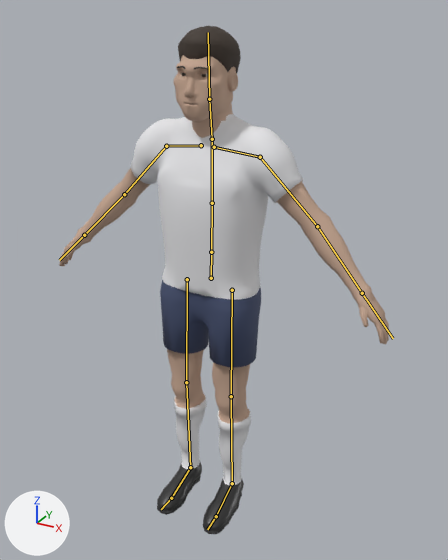
An edit to the Blender file assets/figure/figure.blend, drawn before and after from the same camera.
Both versions are drawn from a camera (50 mm lens) standing at (1.038, -1.778, 1.871) and looking at (0.047, 0.024, 0.97). Every picture has the same lights, and +X, +Y and +Z are marked at lower left. The picture after the commit comes second. The bones that bend it are drawn over the model as lines.

Objects in the first picture: 'body', 'eyes', 'hair_short'.
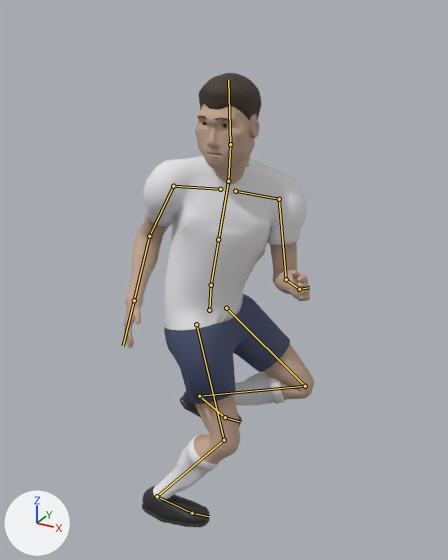
The newer file adds an action. The first version stands in its rest pose; the second is drawn at frame 14 of the action 'jog_BL'.

The change, as JSON lines over the scene's bpy script:
```json
{"block": "bone_hips", "where": "bone_hips = bpy.data.objects['rig'].pose.bones['hips']  # child of 'root'"}
{"op": "set", "path": "bone_hips.location", "old": "(0.0, 0.0, 0.0)", "new": "(-0.002, -0.124, 0.006)"}
{"op": "set", "path": "bone_hips.rotation_quaternion", "old": "(1.0, 0.0, 0.0, 0.0)", "new": "(0.74, 0.009, 0.673, -0.021)", "note": "degrees (0, 0, 0) -> degrees (-9, 84, -12)"}
{"block": "bone_spine", "where": "bone_spine = bpy.data.objects['rig'].pose.bones['spine']  # child of 'hips'"}
{"op": "set", "path": "bone_spine.rotation_quaternion", "old": "(1.0, 0.0, 0.0, 0.0)", "new": "(0.983, 0.048, -0.175, -0.001)", "note": "degrees (0, 0, 0) -> degrees (6, -20, -1)"}
{"block": "bone_chest", "where": "bone_chest = bpy.data.objects['rig'].pose.bones['chest']  # child of 'spine'"}
{"op": "set", "path": "bone_chest.rotation_quaternion", "old": "(1.0, 0.0, 0.0, 0.0)", "new": "(0.965, 0.029, -0.262, 0.013)", "note": "degrees (0, 0, 0) -> degrees (3, -30, 1)"}
{"block": "bone_neck", "where": "bone_neck = bpy.data.objects['rig'].pose.bones['neck']  # child of 'chest'"}
{"op": "set", "path": "bone_neck.rotation_quaternion", "old": "(1.0, 0.0, 0.0, 0.0)", "new": "(0.99, -0.011, -0.127, 0.06)", "note": "degrees (0, 0, 0) -> degrees (-2, -14, 7)"}
{"block": "bone_head", "where": "bone_head = bpy.data.objects['rig'].pose.bones['head']  # child of 'neck'"}
{"op": "set", "path": "bone_head.rotation_quaternion", "old": "(1.0, 0.0, 0.0, 0.0)", "new": "(0.985, -0.013, -0.16, 0.059)", "note": "degrees (0, 0, 0) -> degrees (-3, -18, 7)"}
{"block": "bone_upper_arm_l", "where": "bone_upper_arm_l = bpy.data.objects['rig'].pose.bones['upper_arm_L']  # child of 'shoulder_L'"}
{"op": "set", "path": "bone_upper_arm_l.rotation_quaternion", "old": "(1.0, 0.0, 0.0, 0.0)", "new": "(0.955, 0.129, -0.052, -0.262)", "note": "degrees (0, 0, 0) -> degrees (16, -2, -31)"}
{"block": "bone_forearm_l", "where": "bone_forearm_l = bpy.data.objects['rig'].pose.bones['forearm_L']  # child of 'upper_arm_L'"}
{"op": "set", "path": "bone_forearm_l.rotation_quaternion", "old": "(1.0, 0.0, 0.0, 0.0)", "new": "(0.714, 0.7, 0.0, 0.0)", "note": "degrees (0, 0, 0) -> degrees (89, 0, 0)"}
{"block": "bone_hand_l", "where": "bone_hand_l = bpy.data.objects['rig'].pose.bones['hand_L']  # child of 'forearm_L'"}
{"op": "set", "path": "bone_hand_l.rotation_quaternion", "old": "(1.0, 0.0, 0.0, 0.0)", "new": "(0.997, 0.079, 0.0, 0.001)", "note": "degrees (0, 0, 0) -> degrees (9, 0, 0)"}
{"block": "bone_upper_arm_r", "where": "bone_upper_arm_r = bpy.data.objects['rig'].pose.bones['upper_arm_R']  # child of 'shoulder_R'"}
{"op": "set", "path": "bone_upper_arm_r.rotation_quaternion", "old": "(1.0, 0.0, 0.0, 0.0)", "new": "(0.942, -0.183, -0.066, 0.272)", "note": "degrees (0, 0, 0) -> degrees (-22, -1, 32)"}
{"block": "bone_forearm_r", "where": "bone_forearm_r = bpy.data.objects['rig'].pose.bones['forearm_R']  # child of 'upper_arm_R'"}
{"op": "set", "path": "bone_forearm_r.rotation_quaternion", "old": "(1.0, 0.0, 0.0, 0.0)", "new": "(0.851, 0.525, 0.0, 0.0)", "note": "degrees (0, 0, 0) -> degrees (63, 0, 0)"}
{"block": "bone_thigh_l", "where": "bone_thigh_l = bpy.data.objects['rig'].pose.bones['thigh_L']  # child of 'hips'"}
{"op": "set", "path": "bone_thigh_l.rotation_quaternion", "old": "(1.0, 0.0, 0.0, 0.0)", "new": "(0.887, -0.412, -0.19, -0.087)", "note": "degrees (0, 0, 0) -> degrees (-50, -24, 0)"}
{"block": "bone_shin_l", "where": "bone_shin_l = bpy.data.objects['rig'].pose.bones['shin_L']  # child of 'thigh_L'"}
{"op": "set", "path": "bone_shin_l.rotation_quaternion", "old": "(1.0, 0.0, 0.0, 0.0)", "new": "(0.507, 0.862, -0.005, -0.003)", "note": "degrees (0, 0, 0) -> degrees (119, 0, -1)"}
{"block": "bone_foot_l", "where": "bone_foot_l = bpy.data.objects['rig'].pose.bones['foot_L']  # child of 'shin_L'"}
{"op": "set", "path": "bone_foot_l.rotation_quaternion", "old": "(1.0, 0.0, 0.0, 0.0)", "new": "(0.909, -0.4, -0.107, -0.051)", "note": "degrees (0, 0, 0) -> degrees (-48, -14, 0)"}
{"block": "bone_toe_l", "where": "bone_toe_l = bpy.data.objects['rig'].pose.bones['toe_L']  # child of 'foot_L'"}
{"op": "set", "path": "bone_toe_l.rotation_quaternion", "old": "(1.0, 0.0, 0.0, 0.0)", "new": "(0.998, -0.07, -0.003, 0.0)", "note": "degrees (0, 0, 0) -> degrees (-8, 0, 0)"}
{"block": "bone_thigh_r", "where": "bone_thigh_r = bpy.data.objects['rig'].pose.bones['thigh_R']  # child of 'hips'"}
{"op": "set", "path": "bone_thigh_r.rotation_quaternion", "old": "(1.0, 0.0, 0.0, 0.0)", "new": "(0.977, -0.2, -0.068, 0.032)", "note": "degrees (0, 0, 0) -> degrees (-23, -7, 5)"}
{"block": "bone_shin_r", "where": "bone_shin_r = bpy.data.objects['rig'].pose.bones['shin_R']  # child of 'thigh_R'"}
{"op": "set", "path": "bone_shin_r.rotation_quaternion", "old": "(1.0, 0.0, 0.0, 0.0)", "new": "(0.891, 0.453, 0.003, 0.005)", "note": "degrees (0, 0, 0) -> degrees (54, 0, 1)"}
{"block": "bone_foot_r", "where": "bone_foot_r = bpy.data.objects['rig'].pose.bones['foot_R']  # child of 'shin_R'"}
{"op": "set", "path": "bone_foot_r.rotation_quaternion", "old": "(1.0, 0.0, 0.0, 0.0)", "new": "(0.941, -0.286, -0.033, -0.177)", "note": "degrees (0, 0, 0) -> degrees (-32, -9, -19)"}
```

Where the change shows, as pixel boxes (x1, y1, x2, y2) in the pictures (448 x 560 px):
```json
{"object": "body", "change": "posed", "before": [59, 55, 389, 534], "after": [124, 104, 314, 527], "on screen": "42% narrower, 12% shorter"}
{"object": "hair_short", "change": "posed", "before": [177, 26, 241, 73], "after": [198, 73, 261, 120]}
{"object": "eyes", "change": "posed", "before": [181, 73, 208, 77], "after": [202, 121, 230, 155]}
{"bone": "hips", "before": "(211, 278) to (211, 252)", "after": "(209, 310) to (211, 285)"}
{"bone": "spine", "before": "(211, 252) to (212, 203)", "after": "(211, 285) to (218, 239)"}
{"bone": "chest", "before": "(212, 203) to (212, 139)", "after": "(218, 239) to (228, 181)"}
{"bone": "neck", "before": "(212, 139) to (209, 99)", "after": "(228, 181) to (230, 144)"}
{"bone": "head", "before": "(209, 99) to (208, 32)", "after": "(230, 144) to (228, 80)"}
{"bone": "upper_arm_L", "before": "(260, 157) to (317, 226)", "after": "(279, 199) to (286, 279)"}
{"bone": "forearm_L", "before": "(317, 226) to (362, 293)", "after": "(286, 279) to (299, 289)"}
{"bone": "hand_L", "before": "(362, 293) to (393, 338)", "after": "(299, 289) to (309, 287)"}
{"bone": "upper_arm_R", "before": "(166, 146) to (124, 194)", "after": "(173, 186) to (149, 236)"}
{"bone": "forearm_R", "before": "(124, 194) to (84, 235)", "after": "(149, 236) to (134, 300)"}
{"bone": "thigh_L", "before": "(232, 290) to (231, 396)", "after": "(226, 308) to (305, 386)"}
{"bone": "shin_L", "before": "(231, 396) to (232, 483)", "after": "(305, 386) to (199, 396)"}
{"bone": "foot_L", "before": "(232, 483) to (216, 516)", "after": "(199, 396) to (225, 417)"}
{"bone": "toe_L", "before": "(216, 516) to (207, 529)", "after": "(225, 417) to (240, 422)"}
{"bone": "thigh_R", "before": "(187, 279) to (186, 382)", "after": "(196, 324) to (224, 440)"}
{"bone": "shin_R", "before": "(186, 382) to (190, 467)", "after": "(224, 440) to (157, 496)"}
{"bone": "foot_R", "before": "(190, 467) to (171, 498)", "after": "(157, 496) to (192, 513)"}
```
